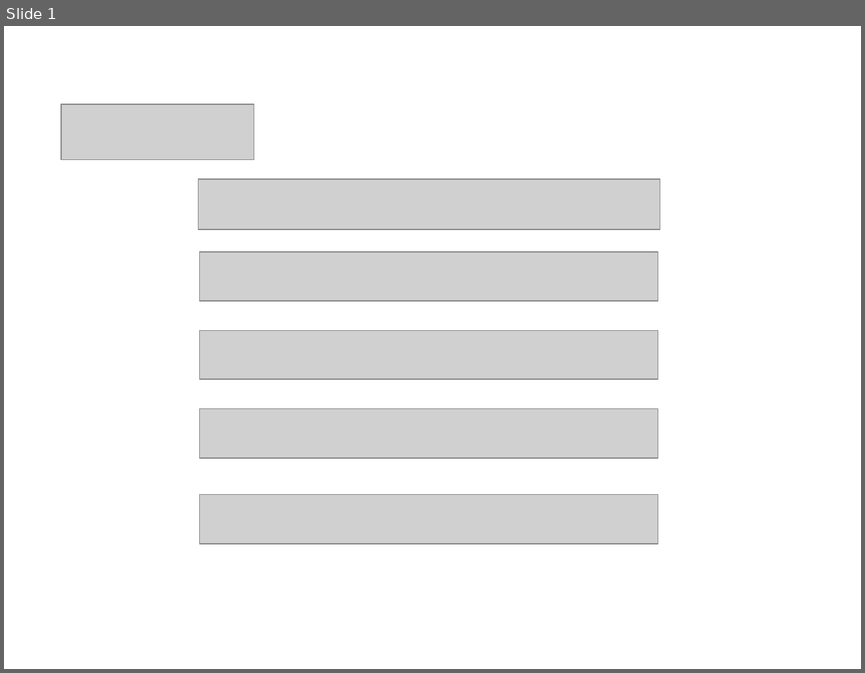
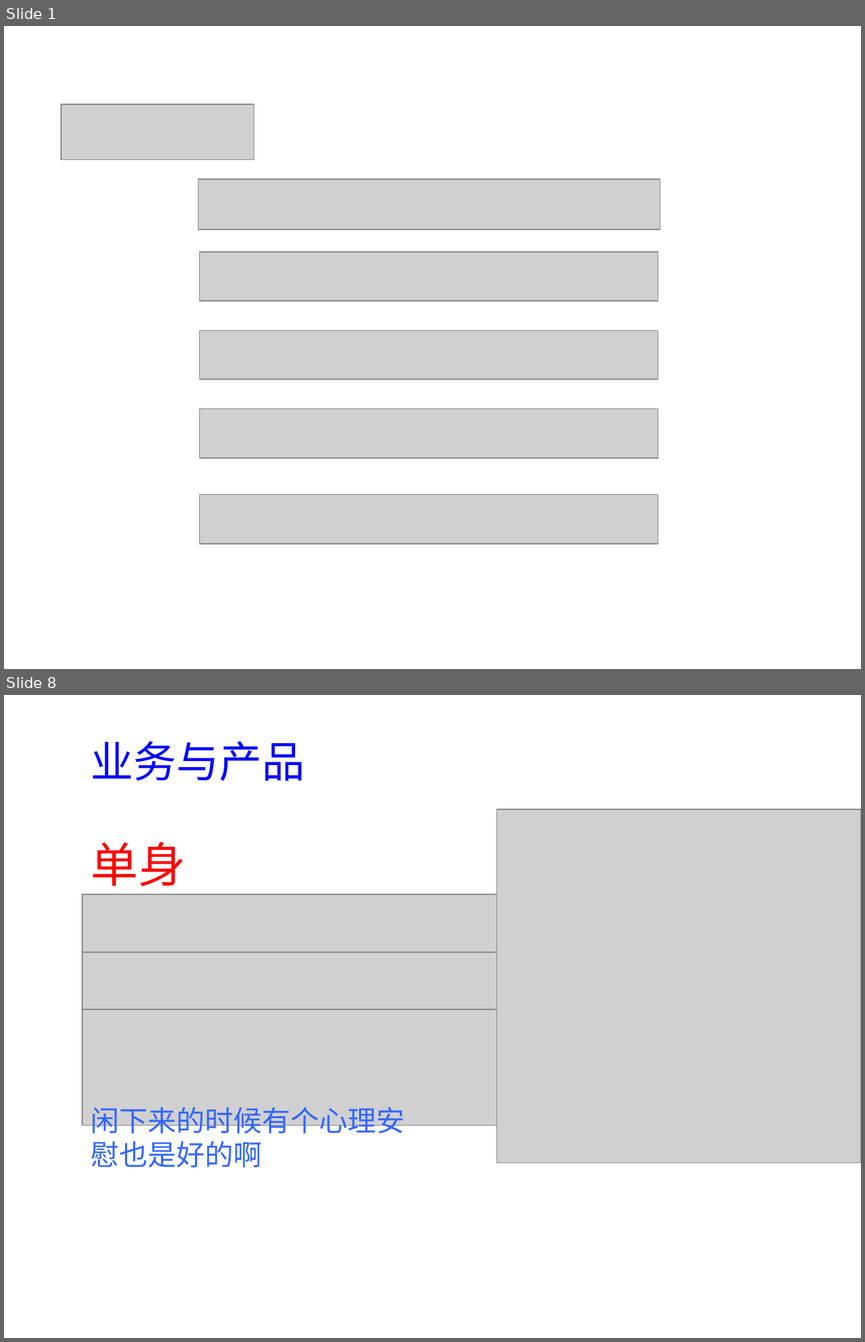
Before and after one commit to sx1989827/teambition, a slide deck: document/商业计划书.ppt. Shown one above the other, each under a label of ours: slide 1 before the commit, slides 1 and 8 after it; the slides between them are not shown. The pictures are 865x673 and 865x1342 pixels, drawn with LibreOffice and Linux fonts; fonts in the diff are those of the drawing; grey boxes stand for pictures. Boxes give left, top, right and bottom in pixels: in the first picture for what was removed or moved away, otherwise in the second. Text is boxed around its words. In the diff, an @@ line names an element or a change of style, - is before the commit and + after.

```diff
--- a/document/商业计划书.ppt
+++ b/document/商业计划书.ppt
@@ slide 8 added at [4,695,861,1338], background #FFFFFF @@
@@ text added at [91,741,305,781], 36 pt, text #0000FF @@
+业务与产品
@@ picture added at [496,809,861,1162] @@
@@ text added at [91,842,186,894], 40 pt, text #FF0000 @@
+单身
@@ picture added at [82,895,582,964] @@
@@ picture added at [82,952,582,1038] @@
@@ picture added at [82,1009,582,1125] @@
@@ text added at [91,1106,405,1168], 24 pt, text #3366FF @@
+闲下来的时候有个心理安
+慰也是好的啊
```
Also in this commit, not shown: 1 slide changed, 6 other slides added.
